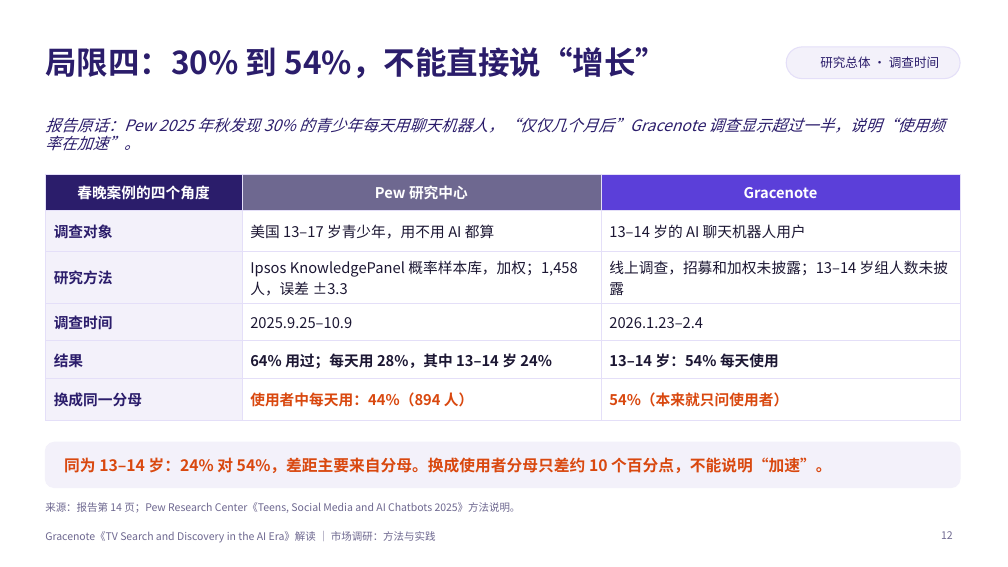
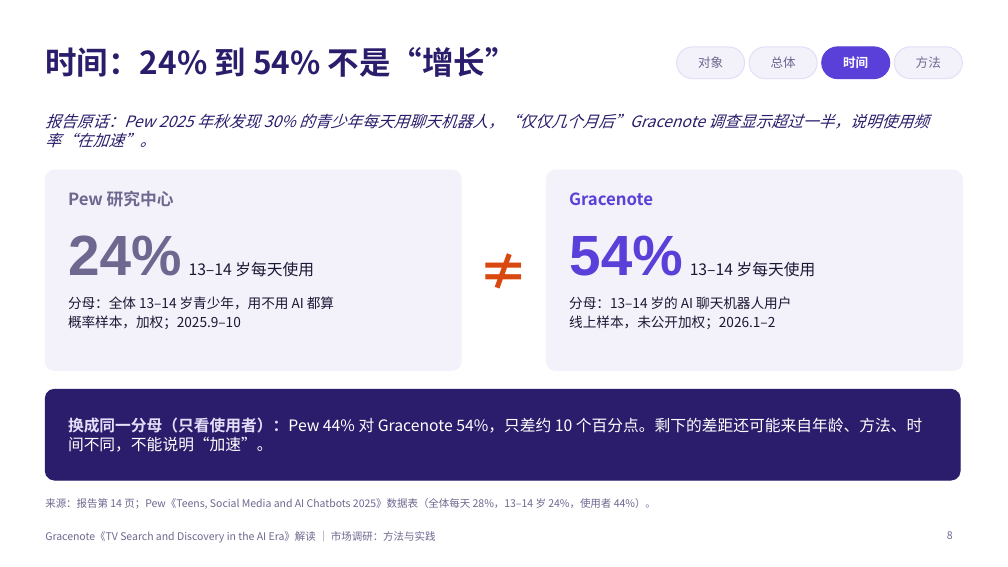
Before and after one commit to jayleo113/ppt, a slide deck: slide 8 of Gracenote_AI报告解读_课堂分享.pptx (slide 12 before the commit). Drawn at 1008x567 pixels with LibreOffice and Linux fonts; fonts in the diff are those of the drawing; background and template pictures are left out. Boxes give left, top, right and bottom in pixels: in the first picture for what was removed or moved away, otherwise in the second. Text is boxed around its words. In the diff, an @@ line names an element or a change of style, - is before the commit and + after.

```diff
--- a/Gracenote_AI报告解读_课堂分享.pptx
+++ b/Gracenote_AI报告解读_课堂分享.pptx
@@ title at bbox=[45, 47, 517, 77]: text changed @@
-局限四：30% 到 54%，不能直接说“增长”
+时间：24% 到 54% 不是“增长”
@@ rounded rectangle added at bbox=[677, 47, 745, 79], fill #F3F1FA, outline #E4DFF8 1 pt @@
@@ text added at bbox=[698, 56, 723, 68], 12 pt, text #6E6890 @@
+对象
@@ rounded rectangle added at bbox=[749, 47, 817, 79], fill #F3F1FA, outline #E4DFF8 1 pt @@
@@ text added at bbox=[771, 56, 796, 68], 12 pt, text #6E6890 @@
+总体
@@ rounded rectangle added at bbox=[822, 47, 890, 79], fill #5B3FD9, outline #5B3FD9 1 pt @@
@@ text at bbox=[843, 56, 868, 68]: text changed; text colour #2B1D6B to #FFFFFF; bold on @@
-研究总体 · 调查时间
+时间
@@ rounded rectangle: place and size @@
-rounded rectangle at bbox=[786, 47, 960, 79]
+rounded rectangle at bbox=[895, 47, 963, 79]
@@ text added at bbox=[916, 56, 941, 68], 12 pt, text #6E6890 @@
+方法
@@ text at bbox=[45, 113, 928, 148]: text changed @@
-报告原话：Pew 2025 年秋发现 30% 的青少年每天用聊天机器人，“仅仅几个月后”Gracenote 调查显示超过一半，说明“使用频率在加速”。
+报告原话：Pew 2025 年秋发现 30% 的青少年每天用聊天机器人，“仅仅几个月后”Gracenote 调查显示超过一半，说明使用频率“在加速”。
@@ table removed at bbox=[45, 174, 960, 411], 6 rows, 3 columns @@
-春晚案例的四个角度 | Pew 研究中心 | Gracenote
-调查对象 | 美国 13–17 岁青少年，用不用 AI 都算 | 13–14 岁的 AI 聊天机器人用户
-研究方法 | Ipsos KnowledgePanel 概率样本库，加权；1,458 人，误差 ±3.3 | 线上调查，招募和加权未披露；13–14 岁组人数未披露
-调查时间 | 2025.9.25–10.9 | 2026.1.23–2.4
-结果 | 64% 用过；每天用 28%，其中 13–14 岁 24% | 13–14 岁：54% 每天使用
-换成同一分母 | 使用者中每天用：44%（894 人） | 54%（本来就只问使用者）
@@ rounded rectangle added at bbox=[45, 170, 461, 371], fill #F3F1FA, outline #F3F1FA 1 pt @@
@@ text added at bbox=[461, 170, 547, 371], 48 pt, text #D9480F, bold @@
+≠
@@ rounded rectangle added at bbox=[547, 170, 963, 371], fill #F3F1FA, outline #F3F1FA 1 pt @@
@@ text added at bbox=[68, 191, 174, 207], 16 pt, text #6E6890, bold @@
+Pew 研究中心
@@ text added at bbox=[569, 192, 653, 205], 16 pt, text #5B3FD9, bold @@
+Gracenote
@@ text added at bbox=[68, 235, 314, 277], 15 pt, text #1C1733 @@
+24% 13–14 岁每天使用
@@ text added at bbox=[569, 235, 816, 277], 15 pt, text #1C1733 @@
+54% 13–14 岁每天使用
@@ text added at bbox=[68, 296, 334, 329], 13 pt, text #1C1733 @@
+分母：全体 13–14 岁青少年，用不用 AI 都算
+概率样本，加权；2025.9–10
@@ text added at bbox=[569, 296, 791, 329], 13 pt, text #1C1733 @@
+分母：13–14 岁的 AI 聊天机器人用户
+线上样本，未公开加权；2026.1–2
@@ rounded rectangle: place and size @@
-rounded rectangle at bbox=[45, 442, 960, 488]
+rounded rectangle at bbox=[45, 389, 960, 480]
@@ rounded rectangle at bbox=[45, 389, 960, 480]: fill #F3F1FA to #2B1D6B; outline #F3F1FA 1 pt to #2B1D6B 1 pt; proportions changed @@
@@ text at bbox=[68, 417, 922, 452]: text changed; text colour #D9480F to #FFFFFF; bold off @@
-同为 13–14 岁：24% 对 54%，差距主要来自分母。换成使用者分母只差约 10 个百分点，不能说明“加速”。
+换成同一分母（只看使用者）：Pew 44% 对 Gracenote 54%，只差约 10 个百分点。剩下的差距还可能来自年龄、方法、时间不同，不能说明“加速”。
@@ text at bbox=[45, 498, 656, 509]: text changed @@
-来源：报告第 14 页；Pew Research Center《Teens, Social Media and AI Chatbots 2025》方法说明。
+来源：报告第 14 页；Pew《Teens, Social Media and AI Chatbots 2025》数据表（全体每天 28%，13–14 岁 24%，使用者 44%）。
@@ page number at bbox=[947, 531, 953, 539]: text changed @@
-12
+8
```
Also in this commit, not shown: 7 other slides changed, 4 slides added, 8 slides removed, 4 other files.
